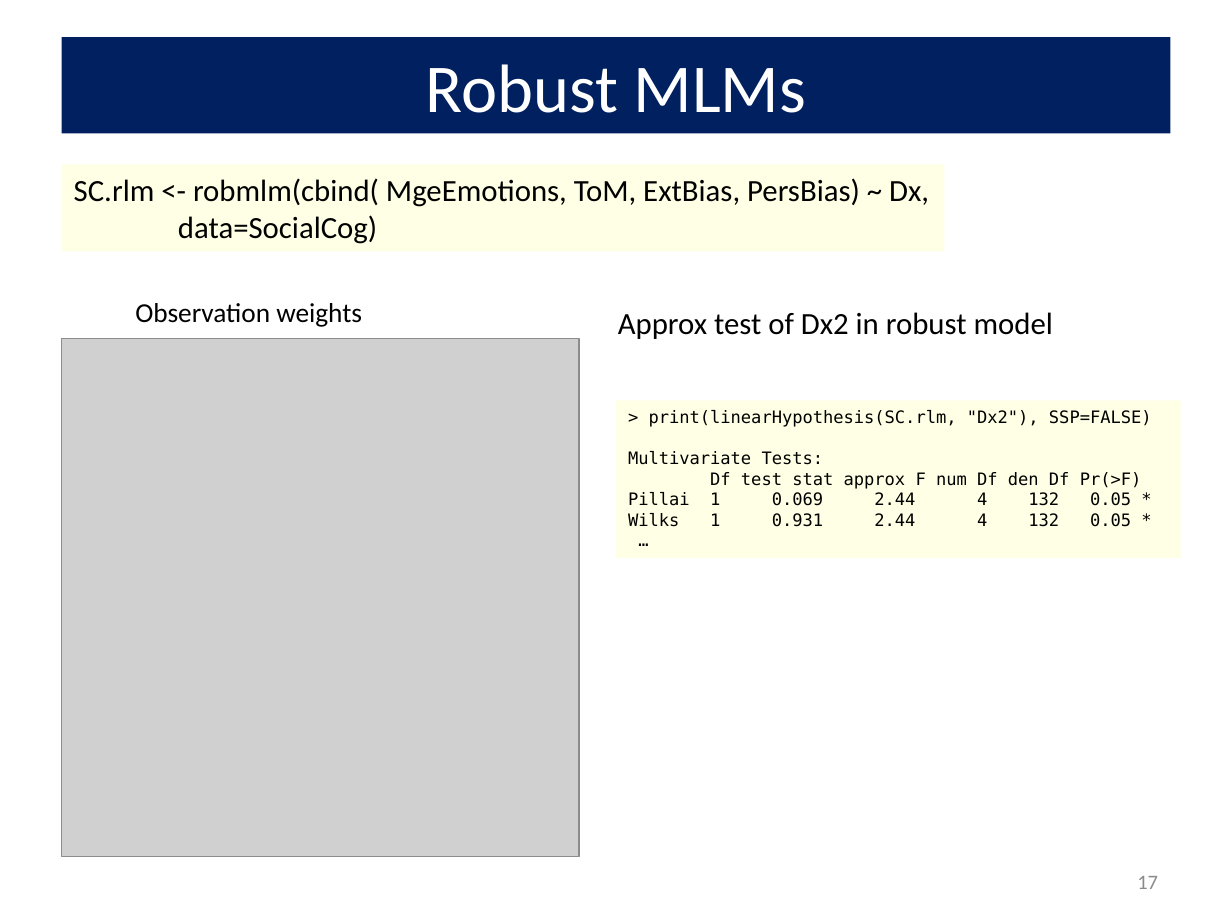
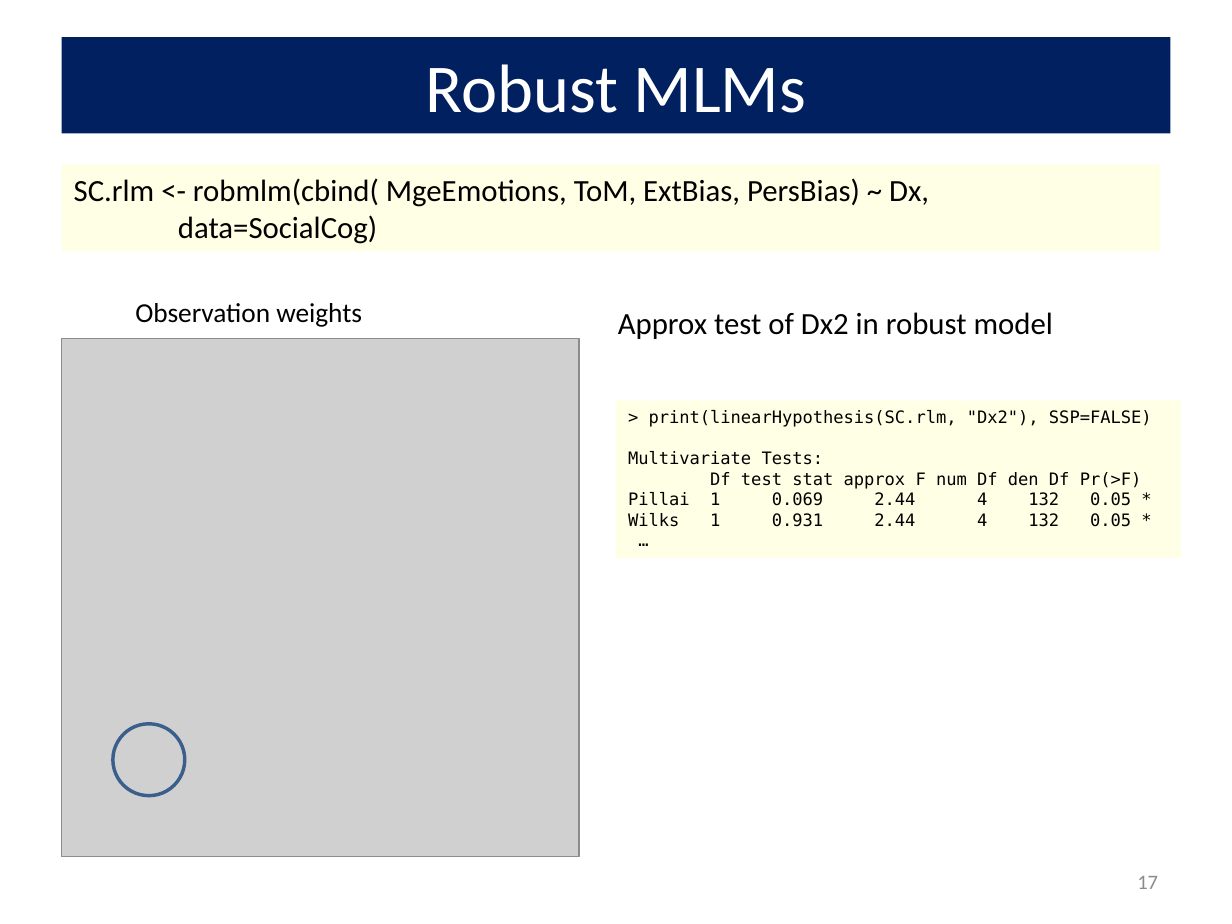
Before and after one commit to friendly/VisMLM-course, a slide deck: slide 17 of lectures/lecture3.pptx. Drawn at 1232x924 pixels with LibreOffice and Linux fonts; fonts in the diff are those of the drawing; grey boxes stand for pictures. Boxes give left, top, right and bottom in pixels: in the first picture for what was removed or moved away, otherwise in the second. Text is boxed around its words. In the diff, an @@ line names an element or a change of style, - is before the commit and + after.

```diff
--- a/lectures/lecture3.pptx
+++ b/lectures/lecture3.pptx
@@ rectangle "SC.rlm <- robmlm(cbind( MgeEmotions, ToM, ..." resized from (x1=62, y1=164, x2=945, y2=251) to (x1=62, y1=164, x2=1161, y2=251) @@
@@ ellipse added at (x1=113, y1=724, x2=185, y2=796), outline #3A5F8C 2 pt @@
```
Also in this commit, not shown: 4 other slides changed, 3 other files.
